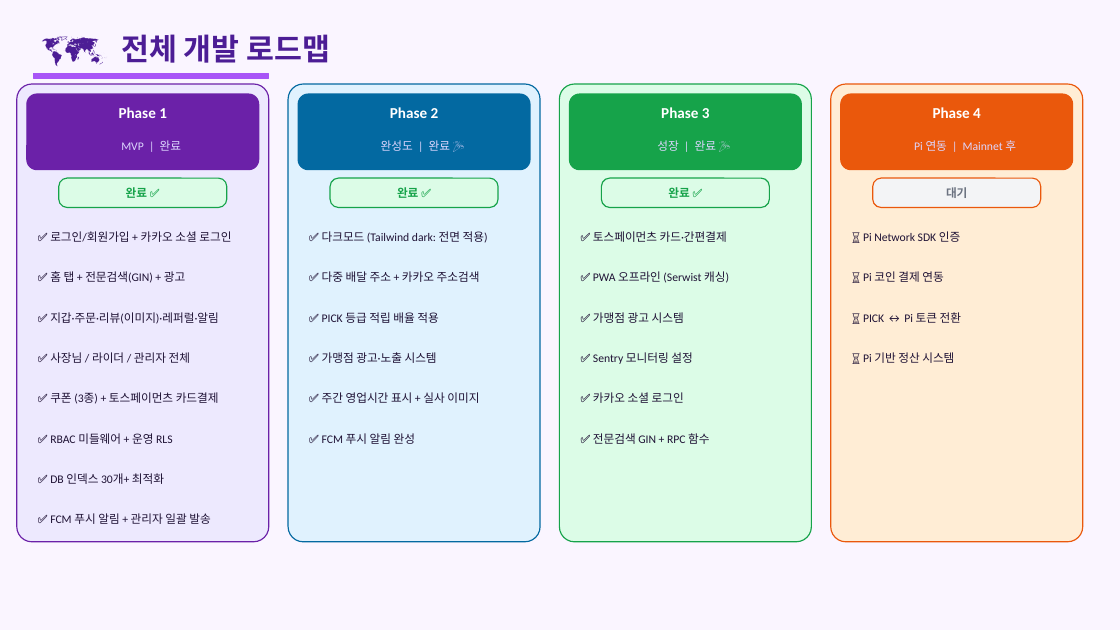
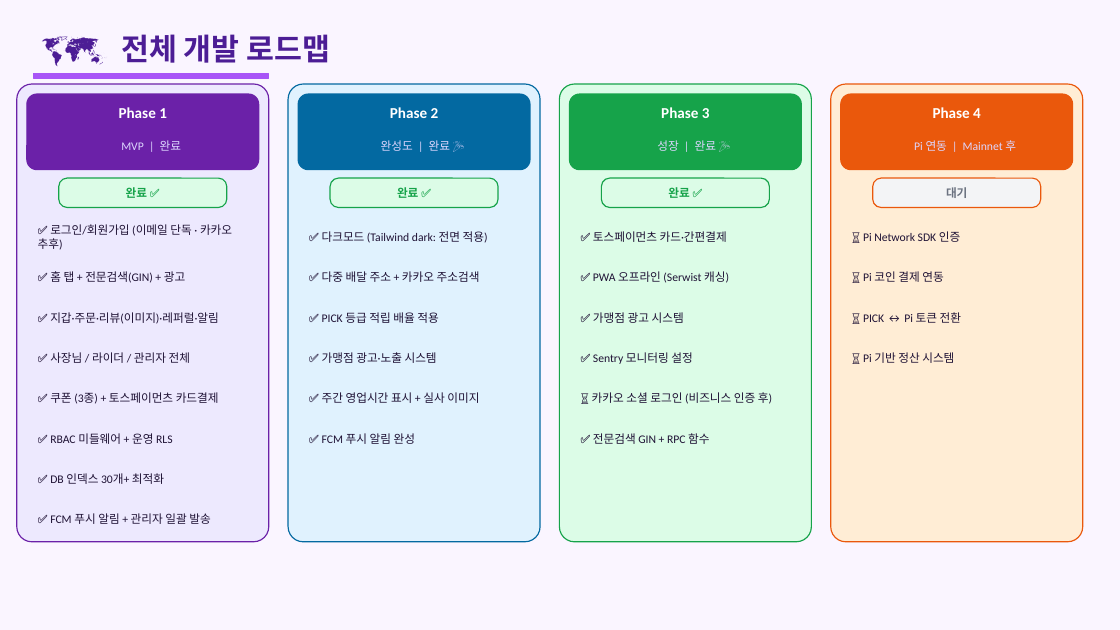
Before and after one commit to skbmh82/PICK-PICK-delivery, a slide deck: slide 13 of PICKPICK_프로젝트현황.pptx (slide 12 before the commit). Drawn at 1120x630 pixels with LibreOffice and Linux fonts; fonts in the diff are those of the drawing. Boxes give left, top, right and bottom in pixels: in the first picture for what was removed or moved away, otherwise in the second. Text is boxed around its words. In the diff, an @@ line names an element or a change of style, - is before the commit and + after.

```diff
--- a/PICKPICK_프로젝트현황.pptx
+++ b/PICKPICK_프로젝트현황.pptx
@@ text at [38, 224, 232, 250]: text changed @@
-✅ 로그인/회원가입 + 카카오 소셜 로그인
+✅ 로그인/회원가입 (이메일 단독 · 카카오 추후)
@@ text at [592, 392, 772, 404]: text changed @@
-✅ 카카오 소셜 로그인
+⏳ 카카오 소셜 로그인 (비즈니스 인증 후)
```
Also in this commit, not shown: 5 other slides changed, 1 slide added, 1 other file.
